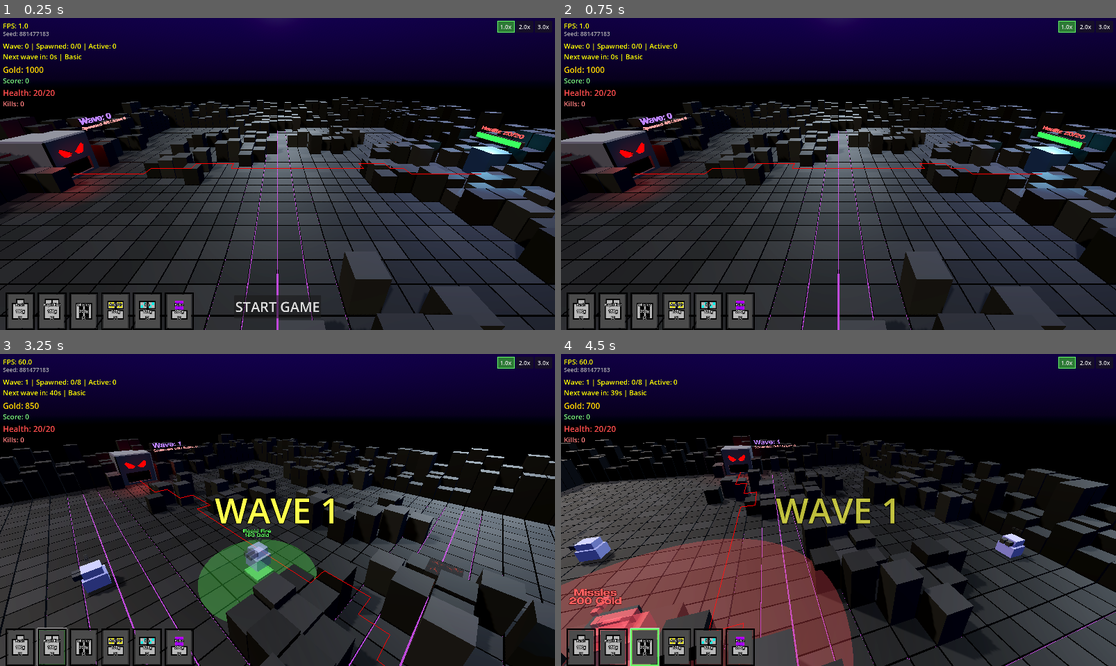
Above: before the commit, frames 1-4 (two rows, left to right).
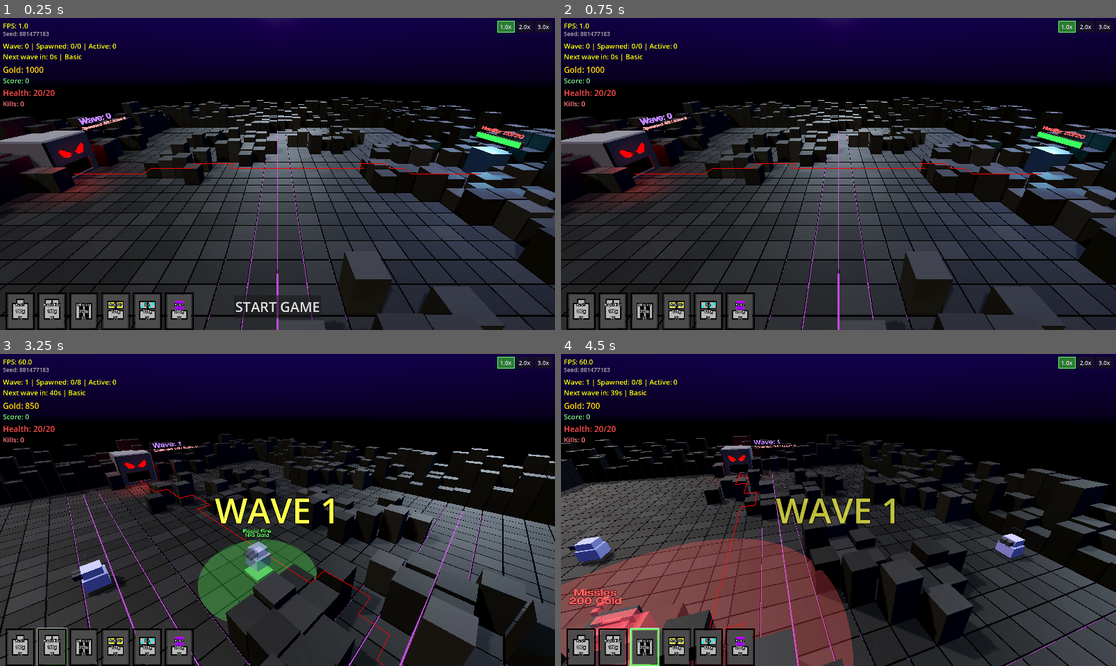
Above: after the commit, the same moments.

Repository: Nabbs1/td2.2
Game: Godot game, scene res://main.tscn
Same seed, same stepped clock (60 frames per second), same inputs: the game is played once before the commit and once after it.
Inputs (mouse positions are in pixels of both pictures, inside the frame that each line leads up to):
- Up to frame 1 (0.25 s): no input
- Up to frame 2 (0.75 s): click "START GAME" at 0.5 s
- Up to frame 3 (3.25 s): click (22, 647) at 1.25 s; click (49, 647) at 2 s; tap Enter at 2.75 s; move the mouse to (249, 572) at 2.77 s; hold W from 2.78 s (still down); hold Q from 2.78 s (still down); click (249, 572) at 2.92 s
- Up to frame 4 (4.5 s): release W at 3.5 s; release Q at 3.5 s; drag from (1005, 556) to (810, 572) at 3.52 s; click (644, 647) at 4.25 s

The runs differ from the first frame. In frame 1, less than 0.1% of the frame differs, in the area x 69-72%, y 39-41%; in frame 2, less than 0.1%; in frame 3, 0.2%, in the area x 76-84%, y 65-78%; in frame 4, nothing differs.

Commit message:
Initial upload of TD2.2

Diff:
--- a/main.tscn
+++ b/main.tscn
@@ -16,7 +16,6 @@
 [ext_resource type="PackedScene" uid="uid://xsdssdq26e5t" path="res://monster_mouth.tscn" id="9_4c57u"]
 [ext_resource type="FontFile" uid="uid://bnxr6cv74u5d0" path="res://models/HELVETICA73-EXTENDED.TTF" id="15_vivmo"]
 [ext_resource type="PackedScene" uid="uid://rm2gq1qyfsdm" path="res://weather_fog.tscn" id="16_2cqfq"]
-[ext_resource type="PackedScene" uid="uid://cwx08a2nbem06" path="res://models/cube_boss.gltf" id="17_yaehf"]
 
 [sub_resource type="ProceduralSkyMaterial" id="ProceduralSkyMaterial_2cqfq"]
 sky_top_color = Color(0.106126174, 0, 0.3189972, 1)
@@ -109,6 +108,3 @@
 [node name="WeatherFog2" parent="." instance=ExtResource("16_2cqfq")]
 transform = Transform3D(1, 0, 0, 0, 1, 0, 0, 0, 1, -1.8086014, 2.6696014, -64.06297)
 visible = false
-
-[node name="blockbench_export" parent="." instance=ExtResource("17_yaehf")]
-transform = Transform3D(1, 0, 0, 0, 1, 0, 0, 0, 1, 20.225014, 0.21681595, -6.7349052)
Not shown: 1 places in main.tscn that only renumber resources
